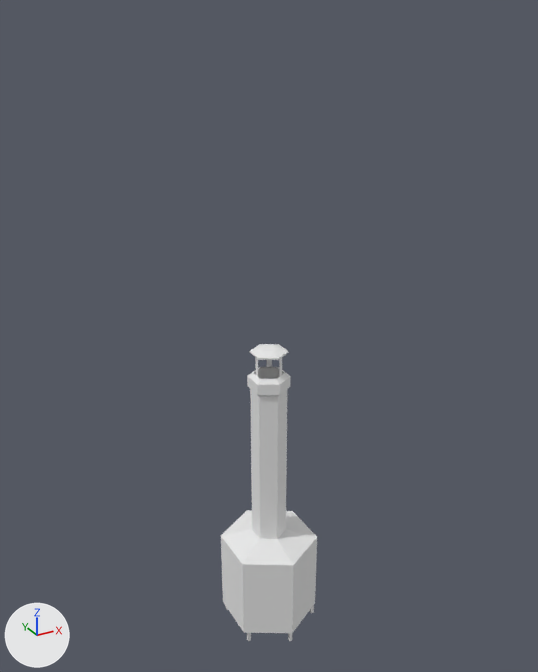
A saved change to the Blender file Assets/Models/stove/stove.blend.
The view is the same before and after, from a camera (50 mm lens) standing at (-0.5, -1.979, 2.193) and looking at (0.604, 0.028, 1.189). Every picture has the same lights, and +X, +Y and +Z are marked at lower left.

The scene before the commit, as lines of its bpy script (objects in view):
```python
me_circle_004 = bpy.data.meshes.new('Circle.004')
me_circle_004.from_pydata(...)  # 162 vertices, 130 faces; spans x -2.5..2.5, y -2.9..2.9, z -15.7..2.4
me_circle_004.materials.append(mat_stove)  # white #e7e7e7
ob_fireplace = bpy.data.objects.new('Fireplace', me_circle_004)
ob_fireplace.location = (0.582, -0.012, 1.014)
ob_fireplace.scale = (0.0627, 0.0627, 0.0627)
```
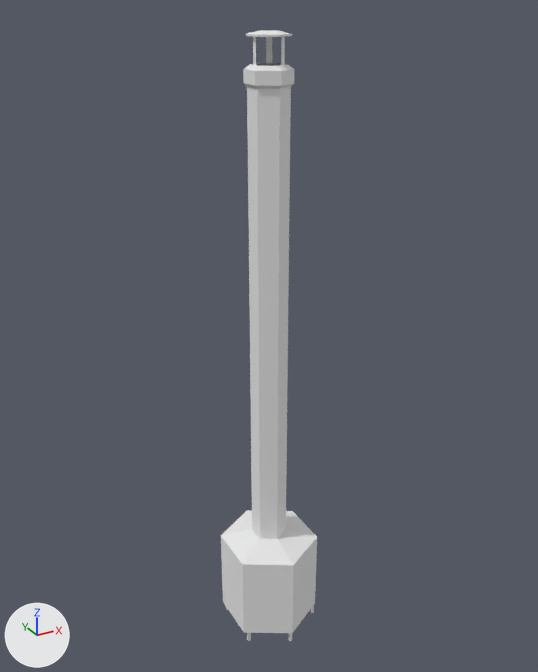
What differs and where, as boxes (x1, y1, x2, y2) in the pictures (538 x 672 px; the box of a moved part takes in the faces that stretch with it):
'Fireplace', reshaped (105% taller): before (221, 344, 317, 641); after (221, 30, 317, 641)
part 1 of me_circle_004, moved or reshaped: before (247, 344, 291, 404); after (243, 30, 294, 404)

The change in detail:
me_circle_004 has 162 vertices, 130 faces and spans x -2.5..2.5, y -2.9..2.9, z -15.7..2.4.
me_circle_004 is used by ob_fireplace; location (0.582, -0.012, 1.014); scale (0.0627, 0.0627, 0.0627).
me_circle_004 part 1: all 90 vertices in x -1.0..1.0, y -1.2..1.2, z 0.0..2.4 are moved by (0.0, 0.0, 15.5).
